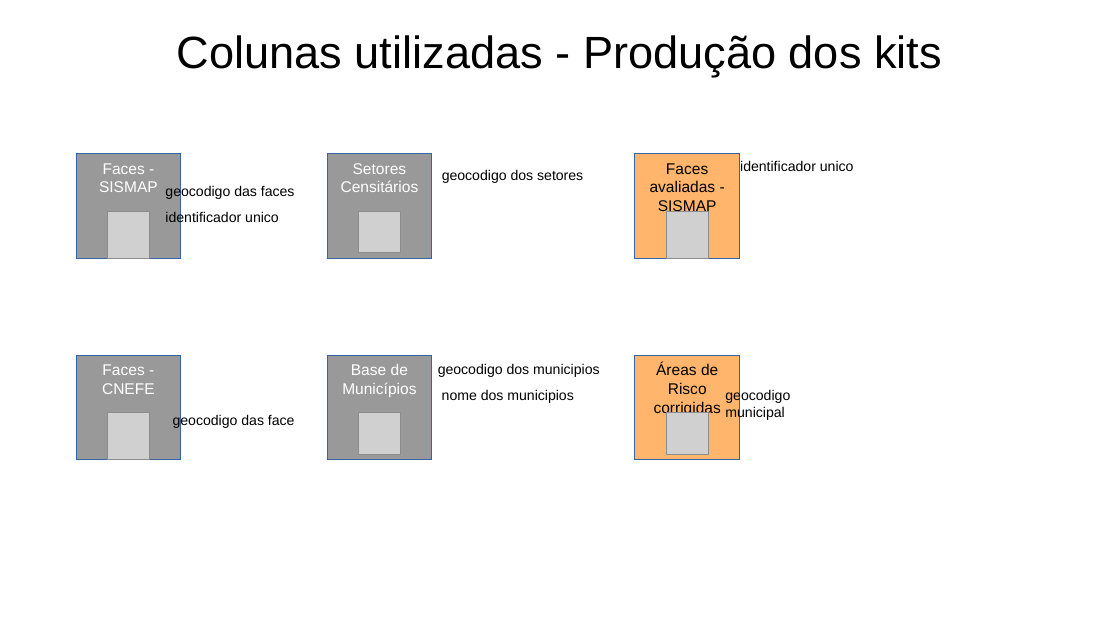
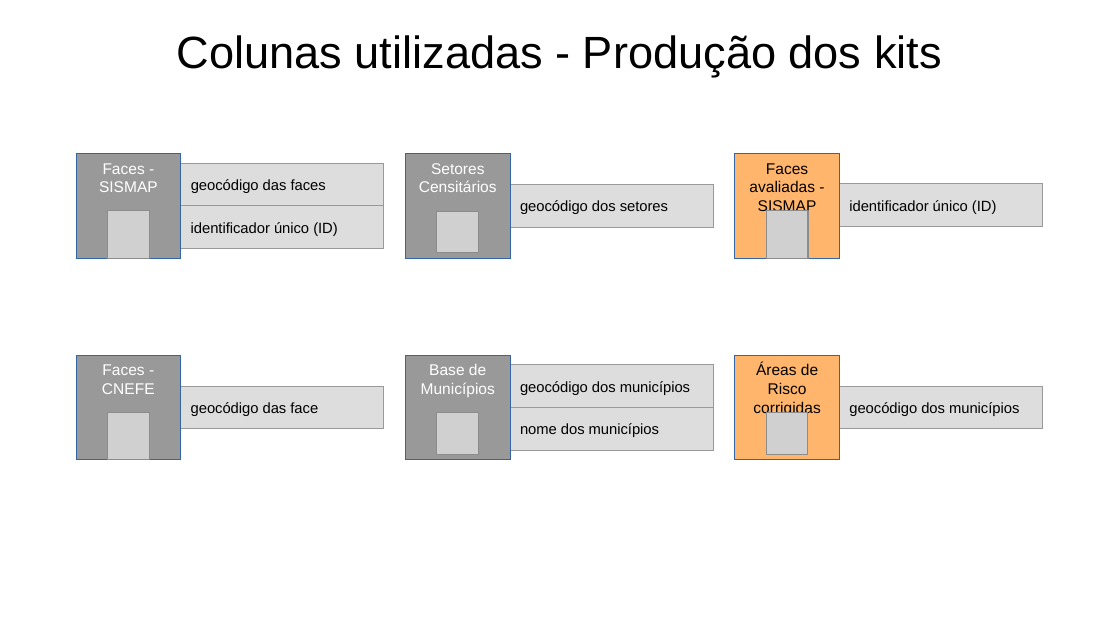
Before and after one commit to jcmartinssh/kits-BATER, a slide deck: slide 11 of apresentacao.odp (slide 9 before the commit). Drawn at 1120x630 pixels with LibreOffice and Linux fonts; fonts in the diff are those of the drawing; grey boxes stand for pictures. Boxes give left, top, right and bottom in pixels: in the first picture for what was removed or moved away, otherwise in the second. Text is boxed around its words. In the diff, an @@ line names an element or a change of style, - is before the commit and + after.

```diff
--- a/apresentacao.odp
+++ b/apresentacao.odp
@@ rectangle "geocódigo das faces": place and size @@
-rectangle "geocódigo das faces" at [165,185,295,200]
+rectangle "geocódigo das faces" at [181,164,384,206]
@@ text in rectangle at [191,179,326,193]: text changed; size 10 to 10.5 pt @@
-geocodigo das faces
+geocódigo das faces
@@ text removed at [740,160,854,171] @@
-identificador unico
@@ rectangle added at [181,206,384,249], fill #DDDDDD, outline #999999 0 pt, 10.5 pt, text #000000 @@
+identificador único (ID)
@@ vertical alignment top to middle; fill none to #DDDDDD; outline none to #999999 0 pt in 3 elements at [181,164,384,206], [181,386,384,429], [510,185,713,228] @@
@@ rectangle "geocódigo dos setores": place and size @@
-rectangle "geocódigo dos setores" at [442,169,583,183]
+rectangle "geocódigo dos setores" at [510,185,713,228]
@@ text in rectangle at [520,200,668,214]: text changed; size 10 to 10.5 pt @@
-geocodigo dos setores
+geocódigo dos setores
@@ rectangle added at [839,184,1043,227], fill #DDDDDD, outline #999999 0 pt, 10.5 pt, text #000000 @@
+identificador único (ID)
@@ text removed at [165,211,279,226] @@
-identificador unico
@@ 2 pictures, 2 rectangles: place and size @@
-2 pictures, 2 rectangles at [327,153,432,460]
+2 pictures, 2 rectangles at [406,153,510,460]
@@ 2 pictures, 2 rectangles: place and size @@
-2 pictures, 2 rectangles at [635,153,740,460]
+2 pictures, 2 rectangles at [735,153,839,460]
@@ rectangle "geocódigo das face": place and size @@
-rectangle "geocódigo das face" at [173,413,295,428]
+rectangle "geocódigo das face" at [181,386,384,429]
@@ text removed at [438,363,599,377] @@
-geocodigo dos municipios
@@ text removed at [442,389,573,403] @@
-nome dos municipios
@@ rectangle added at [510,365,713,408], fill #DDDDDD, outline #999999 0 pt, 10.5 pt, text #000000 @@
+geocódigo dos municípios
@@ text removed at [725,388,790,420] @@
-geocodigo municipal
@@ rectangle added at [839,386,1043,429], fill #DDDDDD, outline #999999 0 pt, 10.5 pt, text #000000 @@
+geocódigo dos municípios
@@ text in rectangle at [191,402,318,416]: text changed; size 10 to 10.5 pt @@
-geocodigo das face
+geocódigo das face
@@ rectangle added at [510,408,713,450], fill #DDDDDD, outline #999999 0 pt, 10.5 pt, text #000000 @@
+nome dos municípios
```
Also in this commit, not shown: 8 other slides changed, 5 slides added, 1 other file.
